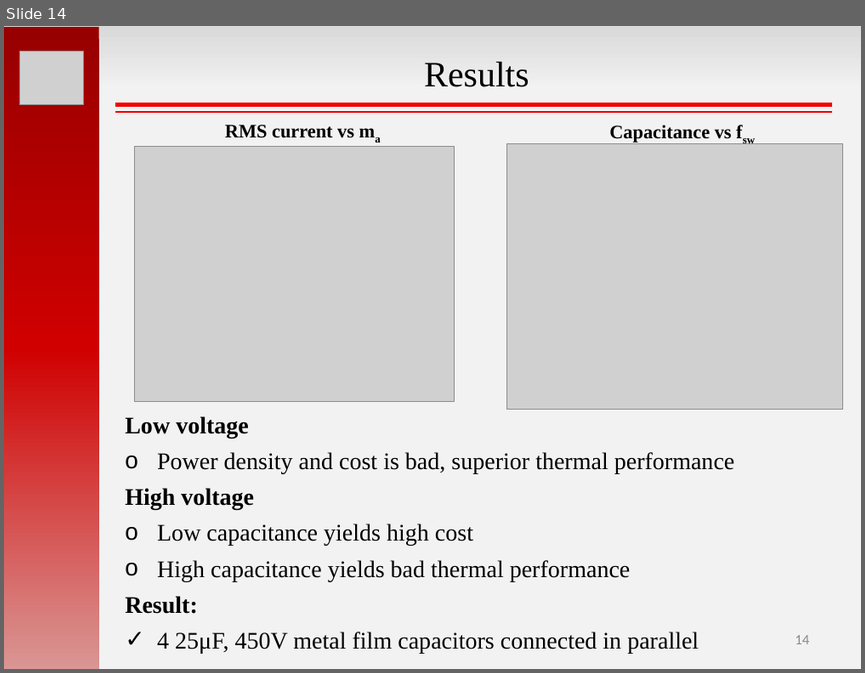
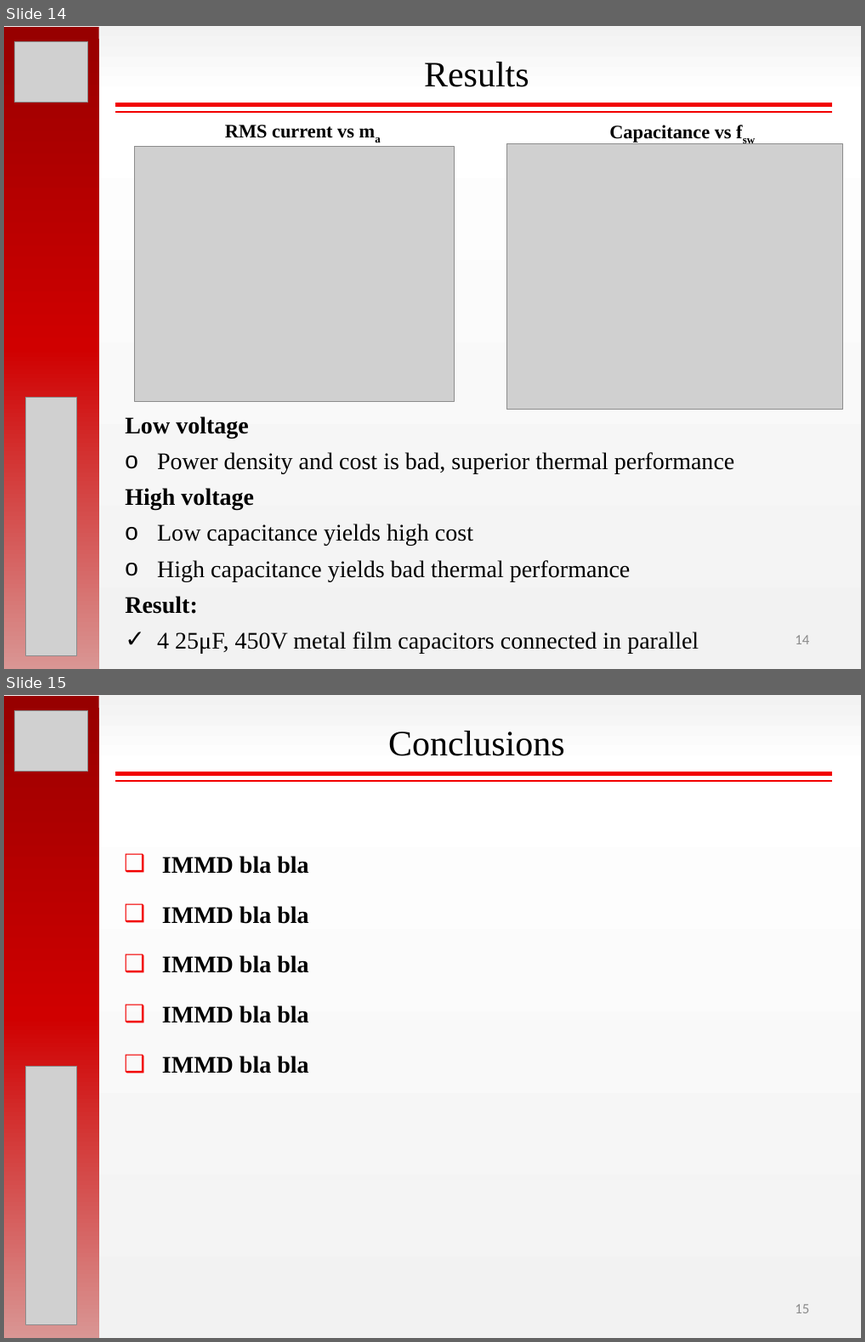
Before and after one commit to hakanpolat/IMMD, a slide deck: ISIE 2017/sunum/ISIE2017_OralPres_Mesut_Uğur.pptx. Shown one above the other, each under a label of ours: slide 14 before the commit, slides 14 and 15 after it. The pictures are 865x673 and 865x1342 pixels, drawn with LibreOffice and Linux fonts; fonts in the diff are those of the drawing; grey boxes stand for pictures. Boxes give left, top, right and bottom in pixels: in the first picture for what was removed or moved away, otherwise in the second. Text is boxed around its words. In the diff, an @@ line names an element or a change of style, - is before the commit and + after.

```diff
--- a/ISIE 2017/sunum/ISIE2017_OralPres_Mesut_Uğur.pptx
+++ b/ISIE 2017/sunum/ISIE2017_OralPres_Mesut_Uğur.pptx
@@ slide 15 added at <box>4,695,861,1338</box>, background gradient #F2F2F2 to #FFFFFF @@
@@ rectangle added at <box>4,696,99,1338</box>, fill gradient #970000 to #D00000 to #D99694 @@
@@ picture added at <box>15,710,88,771</box> @@
@@ text added at <box>388,731,565,756</box>, 30 pt, text #000000 @@
+Conclusions
@@ line added from (115, 774) to (833, 774), #F20000 4 pt @@
@@ line added from (115, 781) to (833, 781), #F20000 1.5 pt @@
@@ text added at <box>162,856,308,1073</box>, 20 pt, text #000000, bold @@
+❑ IMMD bla bla
+❑ IMMD bla bla
+❑ IMMD bla bla
+❑ IMMD bla bla
+❑ IMMD bla bla
@@ picture added at <box>25,1066,77,1325</box> @@
@@ page number added at <box>794,1304,809,1313</box>, 12 pt, text #8C8C8C @@
+15
@@ slide 14 changed as well @@
@@ background gradient #D9D9D9 to #F2F2F2 to gradient #F2F2F2 to #FFFFFF @@
@@ picture: place and size @@
-picture at <box>19,51,84,104</box>
+picture at <box>15,41,88,102</box>
@@ picture added at <box>25,397,77,656</box> @@
```
Also in this commit, not shown: 14 other slides changed, 1 other slide added, 5 slides removed.
